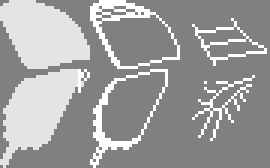
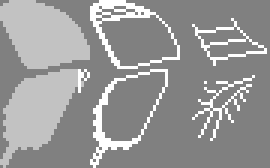
Comparing the layer stacks of the two 270 × 168 images. Changes:
painted on "触角" over [left=81, top=81, right=84, bottom=87]
painted on "上の羽" over [left=0, top=0, right=90, bottom=69]
painted on "下の羽" over [left=0, top=69, right=78, bottom=168]
